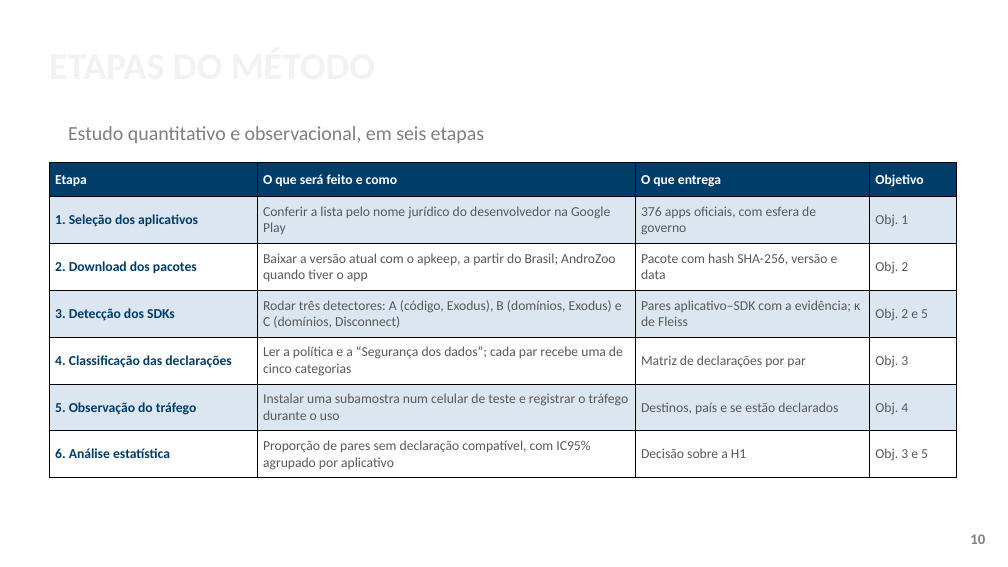
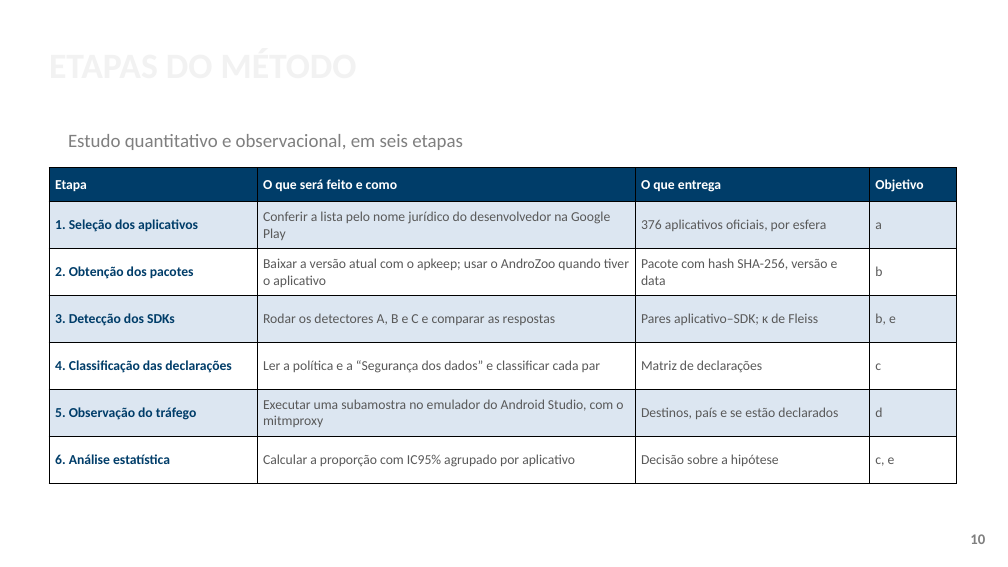
Before and after one commit to ClaudioAMF1/TCC, a slide deck: slide 10 of tcc/apresentacao/apresentacao-defesa-final.pptx. Drawn at 1008x567 pixels with LibreOffice and Linux fonts; fonts in the diff are those of the drawing; background and template pictures are left out. Boxes give left, top, right and bottom in pixels: in the first picture for what was removed or moved away, otherwise in the second. Text is boxed around its words. In the diff, an @@ line names an element or a change of style, - is before the commit and + after.

```diff
--- a/tcc/apresentacao/apresentacao-defesa-final.pptx
+++ b/tcc/apresentacao/apresentacao-defesa-final.pptx
@@ text "Estudo quantitativo e observacional, em ..." moved from (x1=68, y1=126, x2=485, y2=143) to (x1=68, y1=134, x2=463, y2=150) @@
@@ text "Estudo quantitativo e observacional, em ..." at (x1=68, y1=134, x2=463, y2=150): size 19 to 18 pt @@
@@ table at (x1=49, y1=168, x2=957, y2=483) @@
-row 2, column 3: 376 apps oficiais, com esfera de governo
+row 2, column 3: 376 aplicativos oficiais, por esfera
-row 2, column 4: Obj. 1
+row 2, column 4: a
-row 3: 2. Download dos pacotes | Baixar a versão atual com o apkeep, a partir do Brasil; AndroZoo quando tiver o app | Pacote com hash SHA-256, versão e data | Obj. 2
+row 3: 2. Obtenção dos pacotes | Baixar a versão atual com o apkeep; usar o AndroZoo quando tiver o aplicativo | Pacote com hash SHA-256, versão e data | b
-row 4: 3. Detecção dos SDKs | Rodar três detectores: A (código, Exodus), B (domínios, Exodus) e C (domínios, Disconnect) | Pares aplicativo–SDK com a evidência; κ de Fleiss | Obj. 2 e 5
+row 4: 3. Detecção dos SDKs | Rodar os detectores A, B e C e comparar as respostas | Pares aplicativo–SDK; κ de Fleiss | b, e
-row 5: 4. Classificação das declarações | Ler a política e a “Segurança dos dados”; cada par recebe uma de cinco categorias | Matriz de declarações por par | Obj. 3
+row 5: 4. Classificação das declarações | Ler a política e a “Segurança dos dados” e classificar cada par | Matriz de declarações | c
-row 6, column 2: Instalar uma subamostra num celular de teste e registrar o tráfego durante o uso
+row 6, column 2: Executar uma subamostra no emulador do Android Studio, com o mitmproxy
-row 6, column 4: Obj. 4
+row 6, column 4: d
-row 7: 6. Análise estatística | Proporção de pares sem declaração compatível, com IC95% agrupado por aplicativo | Decisão sobre a H1 | Obj. 3 e 5
+row 7: 6. Análise estatística | Calcular a proporção com IC95% agrupado por aplicativo | Decisão sobre a hipótese | c, e
@@ table moved from (x1=49, y1=163, x2=957, y2=478) to (x1=49, y1=168, x2=957, y2=483) @@
```
Also in this commit, not shown: 21 other slides changed, 2 slides added, 10 other files.
